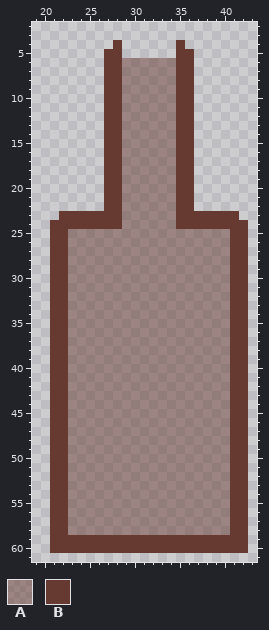
Two versions of one pixel-art file, Assets/Sprites/whiskey.aseprite. The picture above is the old version.
64x64 pixels, 1 frame. Shown: x 19..43, y 2..61.
Palette (. is transparent): A #6639317d  B #663931
After:
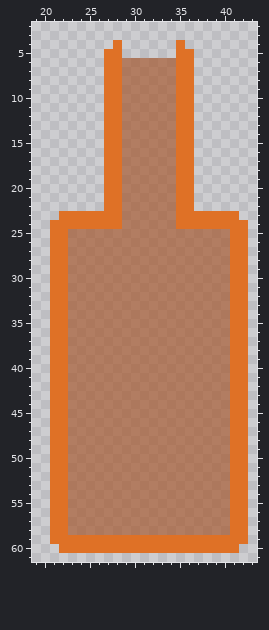
From the commit log: Added glasses Added fluid types Added new whiskey glass style
Change:
Colour A changes from #6639317d to #a5562cab.
Colour B changes from #663931 to #df7126.
Colour B is gone in row 60 at x 21 and 42.
